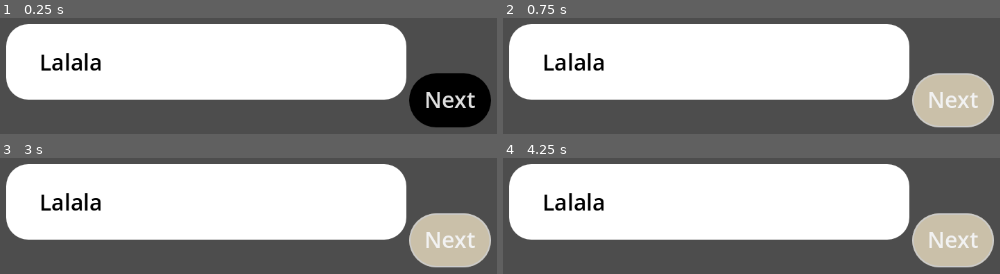
Above: before the commit, frames 1-4 (two rows, left to right).
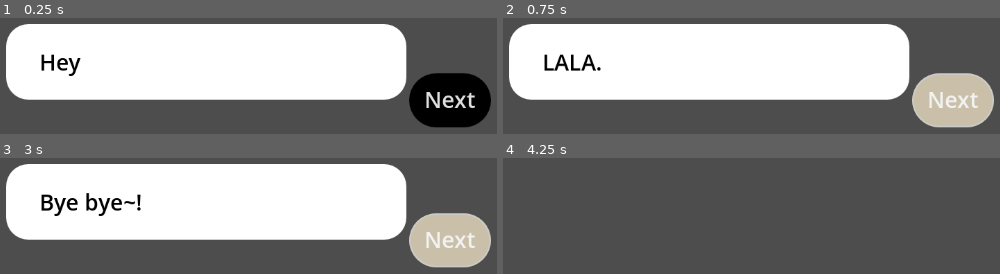
Above: after the commit, the same moments.

Repository: yaliu10/Escape-Room
Game: Godot game, scene res://Scenes/dialogue.tscn
Same seed, same stepped clock (60 frames per second), same inputs: the game is played once before the commit and once after it. This scene is started directly instead of the project's main scene.
Inputs:
- Up to frame 1 (0.25 s): no input
- Up to frame 2 (0.75 s): click "Next" at 0.5 s
- Up to frame 3 (3 s): click "Next" at 1.25 s; click "Next" at 2 s; tap Enter at 2.75 s
- Up to frame 4 (4.25 s): tap Space at 3.5 s

The runs differ from the first frame. In frame 1, 1.0% of the frame differs, in the area x 8-21%, y 30-50%; in frame 2, 0.9%; in frame 3, 1.6%; in frame 4, 59%, in the area x 1-99%, y 5-95%.

Commit message:
Dialogue Coding

Diff:
--- a/escape-room/main_theme.tres
+++ b/escape-room/Resources/main_theme.tres
@@ -1,6 +1,6 @@
 [gd_resource type="Theme" load_steps=6 format=3 uid="uid://bcx3gapifxrc1"]
 
-[ext_resource type="StyleBox" uid="uid://ch5ics382e3e6" path="res://button_black.tres" id="1_tt07c"]
+[ext_resource type="StyleBox" uid="uid://ch5ics382e3e6" path="res://Resources/button_black.tres" id="1_tt07c"]
 
 [sub_resource type="StyleBoxFlat" id="StyleBoxFlat_na5k6"]
 content_margin_left = 22.0
--- a/escape-room/Scenes/dialogue.tscn
+++ b/escape-room/Scenes/dialogue.tscn
@@ -1,6 +1,7 @@
-[gd_scene load_steps=2 format=3 uid="uid://d2s2as4a4dcra"]
+[gd_scene load_steps=3 format=3 uid="uid://d2s2as4a4dcra"]
 
-[ext_resource type="Theme" uid="uid://bcx3gapifxrc1" path="res://main_theme.tres" id="1_uuaaa"]
+[ext_resource type="Theme" uid="uid://bcx3gapifxrc1" path="res://Resources/main_theme.tres" id="1_uuaaa"]
+[ext_resource type="Script" path="res://Scripts/dialogue.gd" id="2_y2llw"]
 
 [node name="Dialogue" type="Control"]
 layout_mode = 3
@@ -10,6 +11,7 @@
 grow_horizontal = 2
 grow_vertical = 2
 theme = ExtResource("1_uuaaa")
+script = ExtResource("2_y2llw")
 
 [node name="RichTextLabel" type="RichTextLabel" parent="."]
 unique_name_in_owner = true
--- /dev/null
+++ b/escape-room/Scripts/dialogue.gd
@@ -0,0 +1,29 @@
+extends Control
+
+@onready var rich_text_label: RichTextLabel = %RichTextLabel
+@onready var next_button: Button = %NextButton
+
+var dialogue_items: Array[String] = [
+	"Hey",
+	"LALA.",
+	"Haha",
+	"Hehe",
+	"Bye bye~!",
+]
+
+var current_item_index := 0
+
+func _ready() -> void:
+	show_text()
+	next_button.pressed.connect(advance)
+
+func show_text() -> void:
+	var current_item := dialogue_items[current_item_index]
+	rich_text_label.text = current_item
+
+func advance() -> void:
+	current_item_index += 1
+	if current_item_index == dialogue_items.size():
+		hide()
+	else:
+		show_text()
Renamed: escape-room/button_black.tres -> escape-room/Resources/button_black.tres
